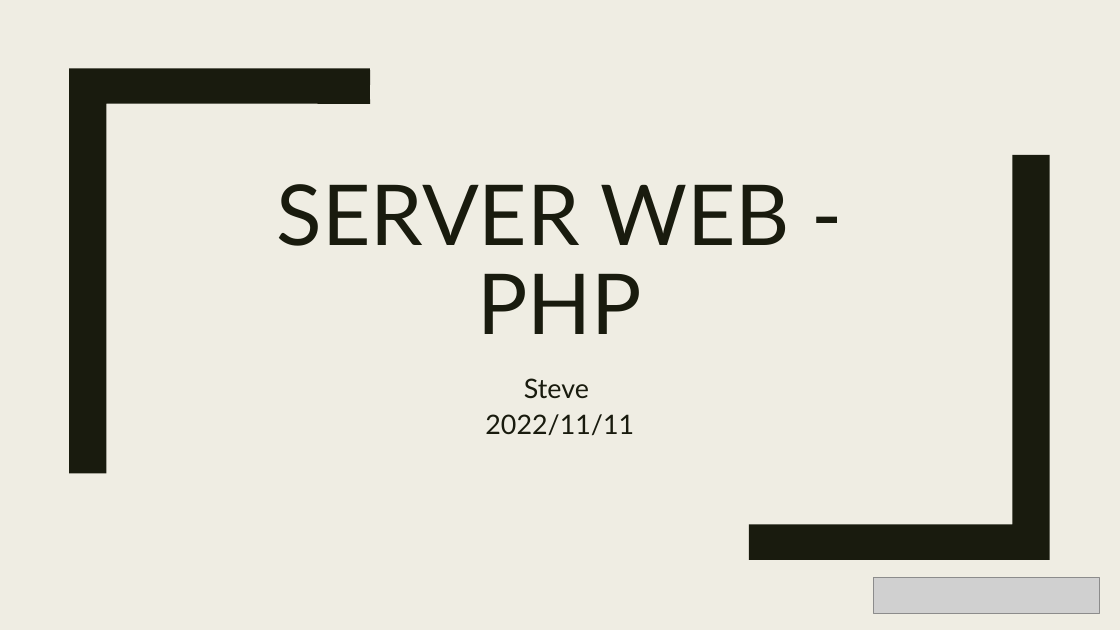
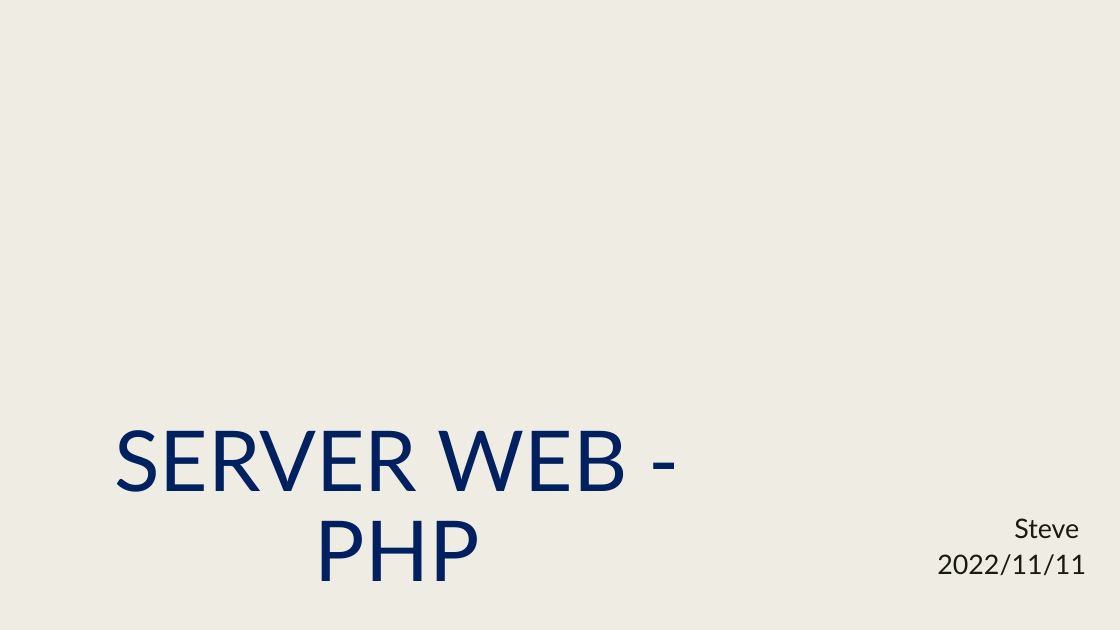
Before and after one commit to aapplle123/php_course, a slide deck: slide 1 of slides/phpV202211111.pptx. Drawn at 1120x630 pixels with LibreOffice and Linux fonts; fonts in the diff are those of the drawing; grey boxes stand for pictures; background and template pictures are left out. Boxes give left, top, right and bottom in pixels: in the first picture for what was removed or moved away, otherwise in the second. Text is boxed around its words. In the diff, an @@ line names an element or a change of style, - is before the commit and + after.

Commit message:
ppt update

```diff
--- a/slides/phpV202211111.pptx
+++ b/slides/phpV202211111.pptx
@@ freeform shape removed at [69,68,370,473] @@
@@ freeform shape removed at [749,155,1050,560] @@
@@ title "SERVER WEB - PHP": place and size @@
-title "SERVER WEB - PHP" at [277,184,790,334]
+title "SERVER WEB - PHP" at [114,430,628,581]
@@ title "SERVER WEB - PHP" at [114,430,628,581]: text colour #191B0E to #002060 @@
@@ subtitle "Steve": place and size @@
-subtitle "Steve" at [485,378,634,435]
+subtitle "Steve" at [937,518,1086,575]
@@ subtitle "Steve" at [937,518,1086,575]: alignment centre to right @@
@@ picture removed at [874,578,1099,614] @@
```
Also in this commit, not shown: 9 other slides changed, 1 slide added, 1 slide removed.
